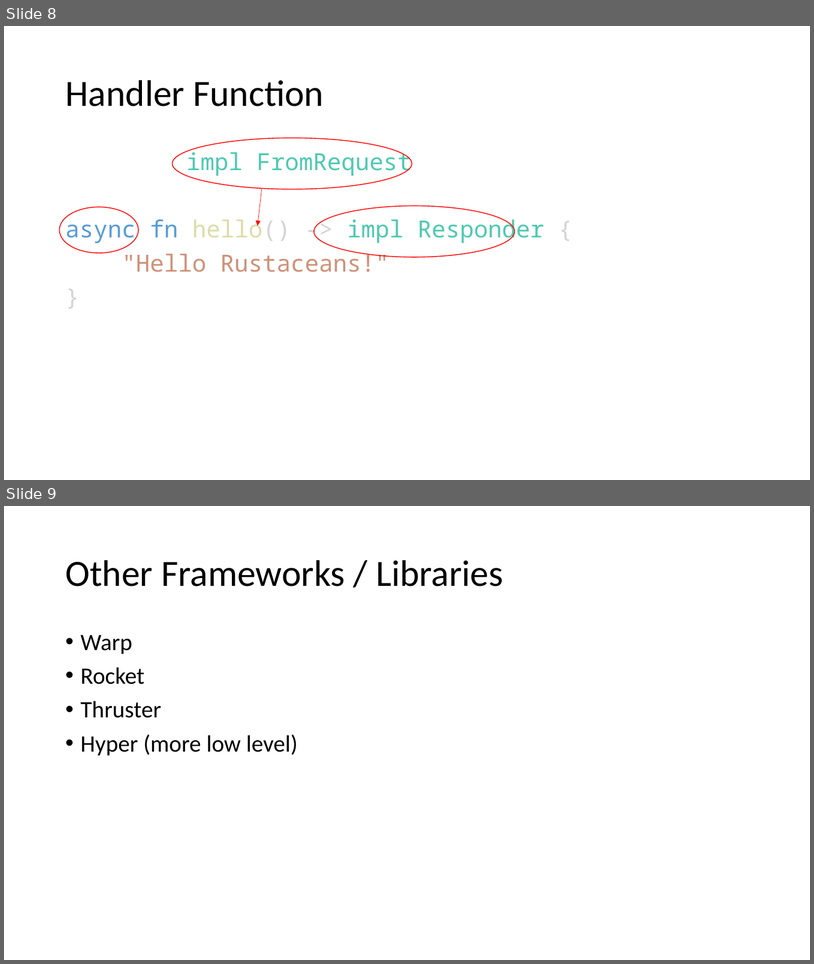
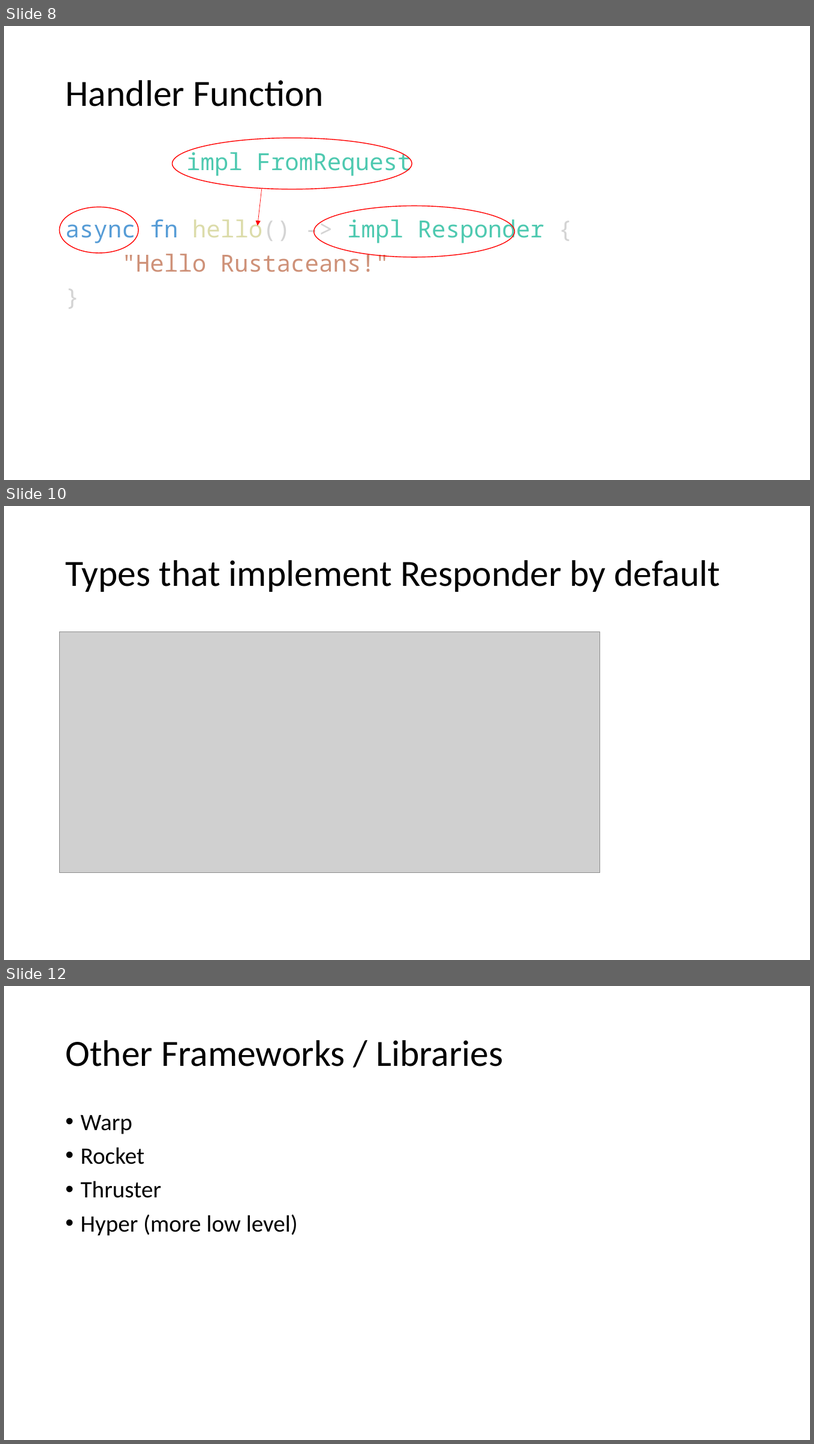
Before and after one commit to floscodes/actix_talk, a slide deck: Pres.pptx. Shown one above the other, each under a label of ours: slides 8 and 9 before the commit, slides 8, 10 and 12 after it; the slides between them are not shown. The pictures are 814x964 and 814x1444 pixels, drawn with LibreOffice and Linux fonts; fonts in the diff are those of the drawing; grey boxes stand for pictures. Boxes give left, top, right and bottom in pixels: in the first picture for what was removed or moved away, otherwise in the second. Text is boxed around its words. In the diff, an @@ line names an element or a change of style, - is before the commit and + after.

```diff
--- a/Pres.pptx
+++ b/Pres.pptx
@@ slide 10 added at (4,506,810,960), background #FFFFFF @@
@@ title added at (65,560,721,592), 44 pt, text #000000 @@
+Types that implement Responder by default
@@ picture added at (60,632,600,873) @@
@@ what was slide 9 is now slide 12 @@
```
Also in this commit, not shown: 1 slide changed, 2 other slides added, 3 other files.
